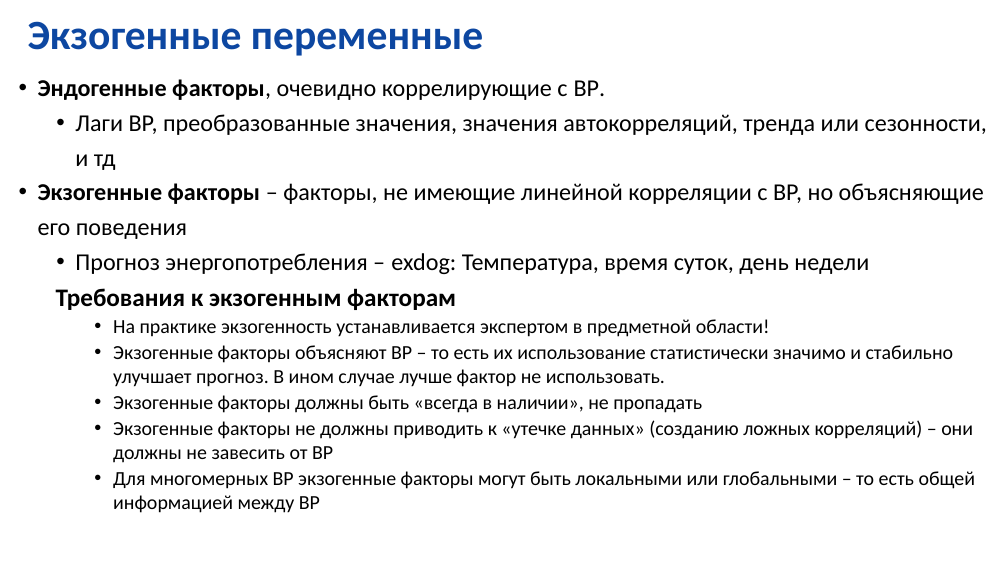
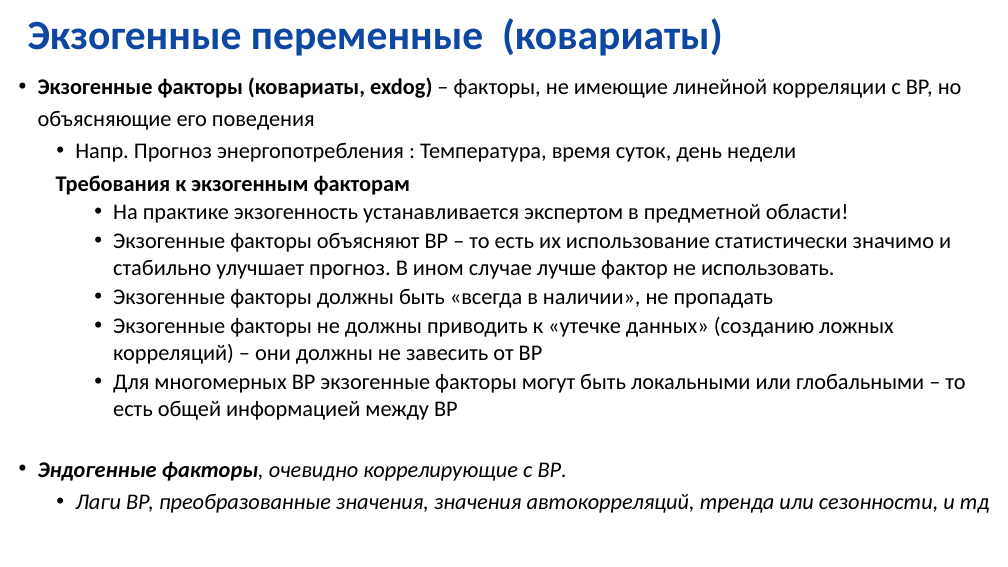
Before and after one commit to MVRonkin/TimeSeriesCourse, a slide deck: slide 14 of 2025/LEC/05-1 методы машинного обучения для анализа ВР.pptx. Drawn at 1008x567 pixels with LibreOffice and Linux fonts; fonts in the diff are those of the drawing. Boxes give left, top, right and bottom in pixels: in the first picture for what was removed or moved away, otherwise in the second. Text is boxed around its words. In the diff, an @@ line names an element or a change of style, - is before the commit and + after.

```diff
--- a/2025/LEC/05-1 методы машинного обучения для анализа ВР.pptx
+++ b/2025/LEC/05-1 методы машинного обучения для анализа ВР.pptx
@@ title at (28, 18, 723, 56): text changed @@
-Экзогенные переменные
+Экзогенные переменные (ковариаты)
@@ text at (38, 77, 962, 162): text changed; size 23 to 21.3 pt @@
-• Эндогенные факторы, очевидно коррелирующие с ВР.
-  • Лаги ВР, преобразованные значения, значения автокорреляций, тренда или сезонности, и тд
-• Экзогенные факторы – факторы, не имеющие линейной корреляции с ВР, но объясняющие его поведения
-  • Прогноз энергопотребления – exdog: Температура, время суток, день недели
+• Экзогенные факторы (ковариаты, exdog) – факторы, не имеющие линейной корреляции с ВР, но объясняющие его поведения
+  • Напр. Прогноз энергопотребления : Температура, время суток, день недели
@@ text at (56, 175, 965, 420): size 24 to 21.3 pt in "Требования к экзогенным факторам"; size 19 to 21.3 pt in "На практике экзогенность устанавливается экспертом в предмет ...", "Экзогенные факторы объясняют ВР – то есть ...", "Экзогенные факторы должны быть «всегда в наличии», ...", "Экзогенные факторы не должны приводить к «утечке ..." and 1 more places @@
@@ text at (38, 461, 989, 513): paragraphs added @@
+• Эндогенные факторы, очевидно коррелирующие с ВР.
+  • Лаги ВР, преобразованные значения, значения автокорреляций, тренда или сезонности, и тд
```
Also in this commit, not shown: 2 other slides changed, 2 slides added.
